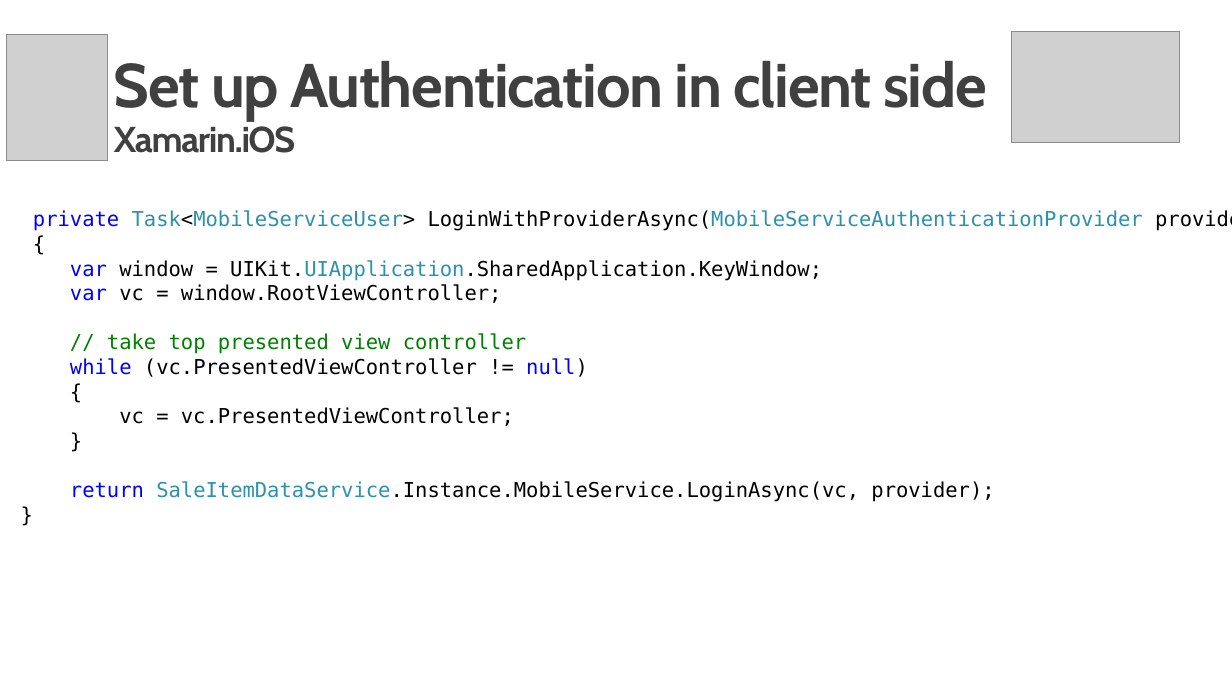
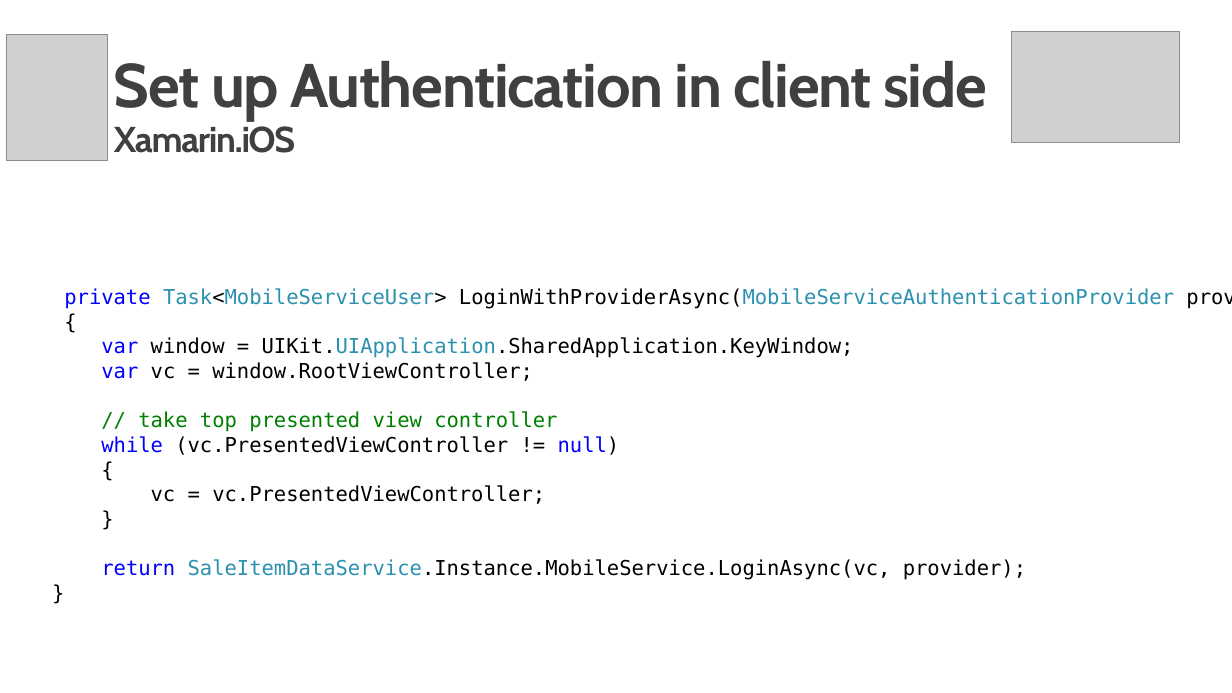
Before and after one commit to InnovativeTechies/XamarinAzure_ShoppingDemoApp, a slide deck: slide 23 of media/Xamarin+Azure.pptx. Drawn at 1232x693 pixels with LibreOffice and Linux fonts; fonts in the diff are those of the drawing; grey boxes stand for pictures; background and template pictures are left out. Boxes give left, top, right and bottom in pixels: in the first picture for what was removed or moved away, otherwise in the second. Text is boxed around its words. In the diff, an @@ line names an element or a change of style, - is before the commit and + after.

```diff
--- a/media/Xamarin+Azure.pptx
+++ b/media/Xamarin+Azure.pptx
@@ text "private Task<MobileServiceUser> LoginWithProviderAsync(Mobil ...": place and size @@
-text "private Task<MobileServiceUser> LoginWithProviderAsync(Mobil ..." at bbox=[33, 210, 1143, 502]
+text "private Task<MobileServiceUser> LoginWithProviderAsync(Mobil ..." at bbox=[64, 288, 1174, 580]
```
Also in this commit, not shown: 4 other slides changed, 8 slides added, 1 slide removed.
